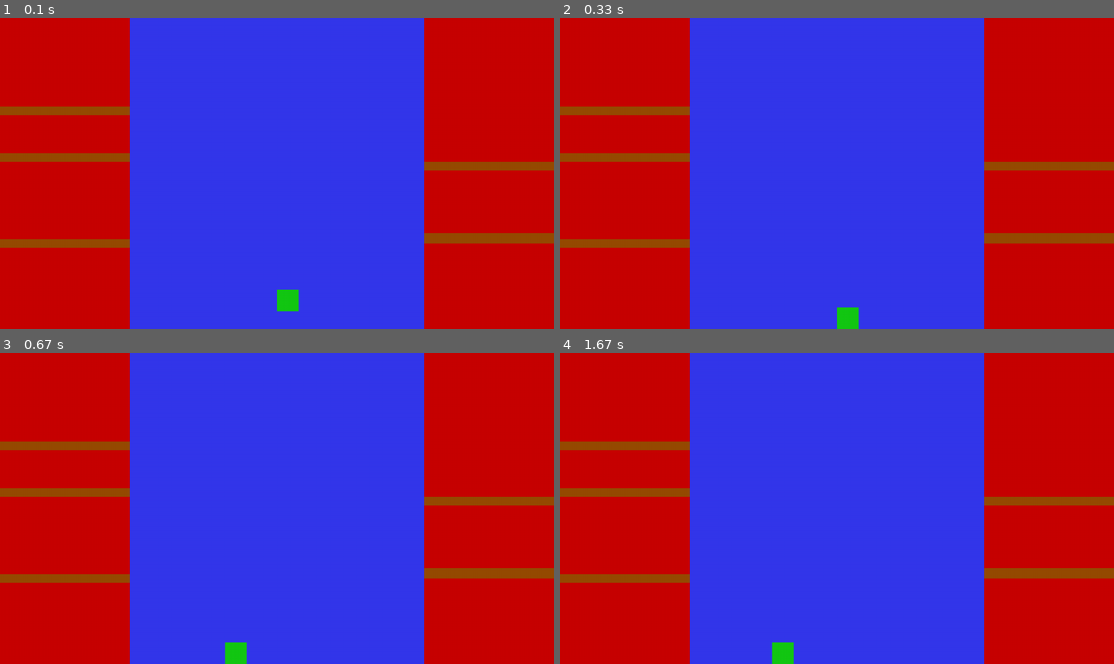
Above: before the commit, frames 1-4 (two rows, left to right).
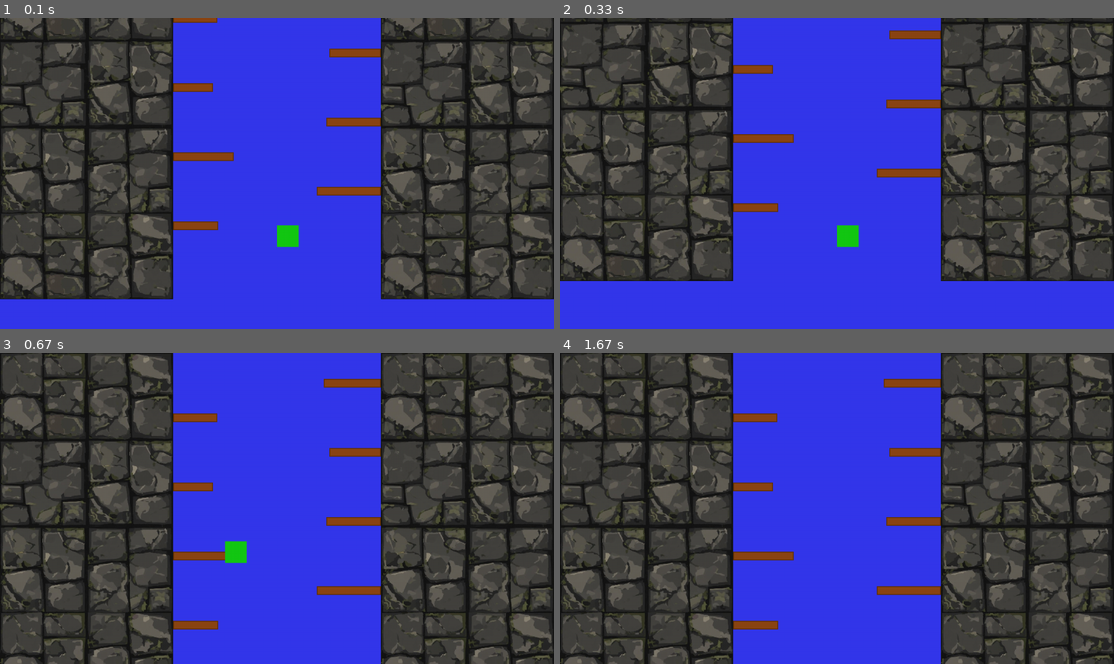
Above: after the commit, the same moments.

Repository: KamilHasik/ProjektPYgame
Game: pygame game, started from CastleClimbers.py
Two runs of this game, one before a commit and one after it. Both use one fixed random seed, a clock stepped at 60 frames per second and the inputs below.
Inputs:
- Up to frame 1 (0.1 s): no input
- Up to frame 2 (0.33 s): no input
- Up to frame 3 (0.67 s): hold A from 0.33 s (still down); hold Up from 0.33 s (still down)
- Up to frame 4 (1.67 s): release A at 0.8 s; release Up at 0.8 s; tap D at 0.83 s; hold Up 1.17-1.63 s

The runs differ from the first frame. In frame 1, 64% of the frame differs, in the area x 0-100%, y 0-100%; in frame 2, 62%; in frame 3, 65%; in frame 4, 65%.

Commit message:
walls and more gameplay

Diff:
--- a/CastleClimbers.py
+++ b/CastleClimbers.py
@@ -1,98 +1,143 @@
 import pygame
-from random import randint
+import os
+import random
 
 pygame.init()
-
 window = pygame.display.set_mode((0, 0), pygame.FULLSCREEN)
 WIDTH, HEIGHT = window.get_size()
 
+camera_y = 0
 x = WIDTH // 2
 y = HEIGHT - 100
-
 y_velocity = 0
 gravity = 0.6
 jump_power = -18
-
 player_size = 50
-
-wall_thickness = 300
+wall_thickness = 400
 
 left_wall = pygame.Rect(0, 0, wall_thickness, HEIGHT)
 right_wall = pygame.Rect(WIDTH - wall_thickness, 0, wall_thickness, HEIGHT)
 
+tile_width = wall_thickness // 2
+tile_height = tile_width
+
+tiles = []
+tile_names = ["tile 1.jpg", "tile 2.jpg", "tile 3.jpg",
+              "tile 4.jpg", "tile 5.jpg", "tile 6.jpg",
+              "tile 7.jpg", "tile 8.jpg", "tile 9.jpg"]
+
+for tile_name in tile_names:
+    tile_path = os.path.join("tiles", tile_name)
+    try:
+        tile_image = pygame.image.load(tile_path)
+        tile_image = pygame.transform.scale(tile_image, (tile_width, tile_height))
+        tiles.append(tile_image)
+    except:
+        fallback = pygame.Surface((tile_width, tile_height))
+        fallback.fill((150, 150, 150))
+        tiles.append(fallback)
+
+class Platform:
+    def __init__(self, y_pos, side):
+        self.side = side
+        platform_width = random.randint(80, 150)
+        platform_height = 20
+
+        if side == 'left':
+            x_pos = wall_thickness
+        else:
+            x_pos = WIDTH - wall_thickness - platform_width
+
+        self.rect = pygame.Rect(x_pos, y_pos, platform_width, platform_height)
+        self.color = (139, 69, 19)
+
+    def draw(self, surface):
+        screen_y = self.rect.y - camera_y
+        if -50 < screen_y < HEIGHT + 50:
+            pygame.draw.rect(surface, self.color, (self.rect.x, screen_y, self.rect.width, self.rect.height))
+            pygame.draw.rect(surface, (100, 50, 0), (self.rect.x, screen_y, self.rect.width, self.rect.height), 2)
+
 platforms = []
-
-def generate_platform():
-    side = randint(0, 1)
-    py = randint(100, HEIGHT - 200)
-
-    if side == 0:
-        px = 0
+last_side = None
+for i in range(30):
+    if last_side == 'left':
+        side = 'right'
     else:
-        px = WIDTH - wall_thickness
-
-    return pygame.Rect(px, py, wall_thickness, 20)
-
-for _ in range(6):
-    platforms.append(generate_platform())
+        side = 'left'
+    last_side = side
+    y_pos = HEIGHT - 100 - i * 80
+    platforms.append(Platform(y_pos, side))
 
 clock = pygame.time.Clock()
 run = True
+on_ground = True
+
+def draw_tiled_wall(surface, wall_rect, tile_images):
+    tiles_in_width = 2
+    tiles_in_height = (wall_rect.height + tile_height - 1) // tile_height
+
+    for row in range(tiles_in_height):
+        for col in range(tiles_in_width):
+            tile_index = (col % 3) + (row % 3) * 3
+            tile_image = tile_images[tile_index % len(tile_images)]
+            tile_x = wall_rect.x + col * tile_width
+            tile_y = wall_rect.y + row * tile_height - camera_y
+
+            if 0 < tile_y + tile_height and tile_y < HEIGHT:
+                if tile_y + tile_height > HEIGHT:
+                    crop_height = HEIGHT - tile_y
+                    if crop_height > 0:
+                        surface.blit(tile_image.subsurface((0, 0, tile_width, crop_height)), (tile_x, tile_y))
+                else:
+                    surface.blit(tile_image, (tile_x, tile_y))
 
 while run:
     clock.tick(60)
 
     for event in pygame.event.get():
-        if event.type == pygame.QUIT:
+        if event.type == pygame.QUIT or (event.type == pygame.KEYDOWN and event.key == pygame.K_ESCAPE):
             run = False
 
     keys = pygame.key.get_pressed()
 
-    speed = 6
+    if keys[pygame.K_a]: x -= 6
+    if keys[pygame.K_d]: x += 6
 
-    if keys[pygame.K_a]:
-        x -= speed
-    if keys[pygame.K_d]:
-        x += speed
+    x = max(wall_thickness, min(x, WIDTH - wall_thickness - player_size))
 
-    if x < wall_thickness:
-        x = wall_thickness
-    if x > WIDTH - wall_thickness - player_size:
-        x = WIDTH - wall_thickness - player_size
+    on_ground = False
 
-    old_y = y
+    for platform in platforms:
+        if (y + player_size >= platform.rect.y and y + player_size <= platform.rect.y + 10 and
+            x + player_size > platform.rect.x and x < platform.rect.x + platform.rect.width):
+            y = platform.rect.y - player_size
+            y_velocity = 0
+            on_ground = True
+            break
 
-    if keys[pygame.K_w]:
+    if not on_ground and y + player_size >= HEIGHT:
+        y = HEIGHT - player_size
+        y_velocity = 0
+        on_ground = True
+
+    if (keys[pygame.K_w] or keys[pygame.K_UP]) and on_ground:
         y_velocity = jump_power
+        on_ground = False
 
     y_velocity += gravity
     y += y_velocity
 
-    player = pygame.Rect(x, y, player_size, player_size)
-
-    on_ground = False
-
-    if y > HEIGHT - player_size:
-        y = HEIGHT - player_size
-        y_velocity = 0
-        on_ground = True
-
-    for p in platforms:
-        if player.colliderect(p) and y_velocity > 0:
-            y = p.y - player_size
-            y_velocity = 0
-            on_ground = True
+    camera_y = y - HEIGHT * 2 // 3
+    if camera_y < 0: camera_y = 0
 
     window.fill((52, 55, 235))
+    draw_tiled_wall(window, left_wall, tiles)
+    draw_tiled_wall(window, right_wall, tiles)
 
-    pygame.draw.rect(window, (200, 0, 0), left_wall)
-    pygame.draw.rect(window, (200, 0, 0), right_wall)
+    for platform in platforms:
+        platform.draw(window)
 
-    for p in platforms:
-        pygame.draw.rect(window, (150, 75, 0), p)
-
-    pygame.draw.rect(window, (20, 200, 20), player)
-
+    pygame.draw.rect(window, (20, 200, 20), (x, y - camera_y, player_size, player_size))
     pygame.display.update()
 
 pygame.quit()
